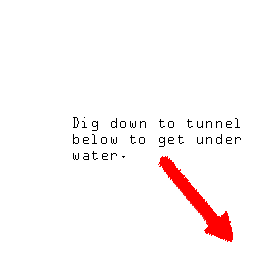
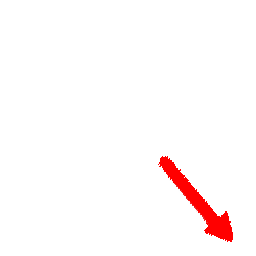
The second (256, 256) image is a revision of the first. Changes to its layers:
painted on "Dig down to tunnel below to get under water." over bbox(73, 117, 241, 160)
